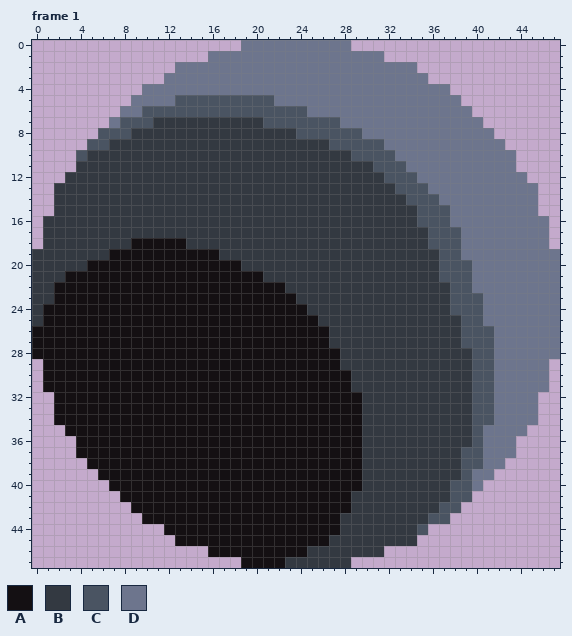
Pixel-art file, stored at Assets/Background/Planets/Moon 2.aseprite. The first picture shows the starting point.
48x48 pixels, 2 frames. Shown: frame 1. The commit also changed other frames, which this record leaves out.
Visible layers, top first: "Layer 4", "Layer 2", "Layer 3", "Layer 1".
Palette (. is transparent): A #141013  B #333941  C #4a5462  D #6d758d
Pixels before, frame 1, first column x 0:
 0 ...................DDDDDDDDDD...................
 1 ................DDDDDDDDDDDDDDDD................
 2 .............DDDDDDDDDDDDDDDDDDDDDD.............
 3 ............DDDDDDDDDDDDDDDDDDDDDDDD............
 4 ..........DDDDDDDDDDDDDDDDDDDDDDDDDDDD..........
 5 .........DDDDCCCCCCCCCDDDDDDDDDDDDDDDDD.........
 6 ........DDCCCCCCCCCCCCCCCDDDDDDDDDDDDDDD........
 7 .......DCCCBBBBBBBBBBCCCCCCCDDDDDDDDDDDDD.......
 8 ......CCCBBBBBBBBBBBBBBBCCCCCCDDDDDDDDDDDD......
 9 .....CCBBBBBBBBBBBBBBBBBBBBCCCCCDDDDDDDDDDD.....
10 ....CBBBBBBBBBBBBBBBBBBBBBBBBCCCCDDDDDDDDDDD....
11 ....BBBBBBBBBBBBBBBBBBBBBBBBBBBCCCDDDDDDDDDD....
12 ...BBBBBBBBBBBBBBBBBBBBBBBBBBBBBCCCDDDDDDDDDD...
13 ..BBBBBBBBBBBBBBBBBBBBBBBBBBBBBBBCCCDDDDDDDDDD..
14 ..BBBBBBBBBBBBBBBBBBBBBBBBBBBBBBBBCCCDDDDDDDDD..
15 ..BBBBBBBBBBBBBBBBBBBBBBBBBBBBBBBBBCCCDDDDDDDD..
16 .BBBBBBBBBBBBBBBBBBBBBBBBBBBBBBBBBBCCCDDDDDDDDD.
17 .BBBBBBBBBBBBBBBBBBBBBBBBBBBBBBBBBBBCCCDDDDDDDD.
18 .BBBBBBBBAAAAABBBBBBBBBBBBBBBBBBBBBBCCCDDDDDDDD.
19 BBBBBBBAAAAAAAAAABBBBBBBBBBBBBBBBBBBBCCDDDDDDDDD
20 BBBBBAAAAAAAAAAAAAABBBBBBBBBBBBBBBBBBCCCDDDDDDDD
21 BBBAAAAAAAAAAAAAAAAAABBBBBBBBBBBBBBBBCCCDDDDDDDD
22 BBAAAAAAAAAAAAAAAAAAAAABBBBBBBBBBBBBBBCCDDDDDDDD
23 BBAAAAAAAAAAAAAAAAAAAAAABBBBBBBBBBBBBBCCCDDDDDDD
24 BAAAAAAAAAAAAAAAAAAAAAAAABBBBBBBBBBBBBCCCDDDDDDD
25 BAAAAAAAAAAAAAAAAAAAAAAAAABBBBBBBBBBBBBCCDDDDDDD
26 AAAAAAAAAAAAAAAAAAAAAAAAAAABBBBBBBBBBBBCCCDDDDDD
27 AAAAAAAAAAAAAAAAAAAAAAAAAAABBBBBBBBBBBBCCCDDDDDD
28 AAAAAAAAAAAAAAAAAAAAAAAAAAAABBBBBBBBBBBBCCDDDDDD
29 .AAAAAAAAAAAAAAAAAAAAAAAAAAABBBBBBBBBBBBCCDDDDD.
30 .AAAAAAAAAAAAAAAAAAAAAAAAAAAABBBBBBBBBBBCCDDDDD.
31 .AAAAAAAAAAAAAAAAAAAAAAAAAAAABBBBBBBBBBBCCDDDDD.
32 ..AAAAAAAAAAAAAAAAAAAAAAAAAAAABBBBBBBBBBCCDDDD..
33 ..AAAAAAAAAAAAAAAAAAAAAAAAAAAABBBBBBBBBBCCDDDD..
34 ..AAAAAAAAAAAAAAAAAAAAAAAAAAAABBBBBBBBBBCCDDDD..
35 ...AAAAAAAAAAAAAAAAAAAAAAAAAAABBBBBBBBBBCDDDD...
36 ....AAAAAAAAAAAAAAAAAAAAAAAAAABBBBBBBBBBCDDD....
37 ....AAAAAAAAAAAAAAAAAAAAAAAAAABBBBBBBBBCCDDD....
38 .....AAAAAAAAAAAAAAAAAAAAAAAAABBBBBBBBBCCDD.....
39 ......AAAAAAAAAAAAAAAAAAAAAAAABBBBBBBBBCDD......
40 .......AAAAAAAAAAAAAAAAAAAAAAABBBBBBBBCCD.......
41 ........AAAAAAAAAAAAAAAAAAAAABBBBBBBBBCC........
42 .........AAAAAAAAAAAAAAAAAAAABBBBBBBBCC.........
43 ..........AAAAAAAAAAAAAAAAAABBBBBBBBCC..........
44 ............AAAAAAAAAAAAAAAABBBBBBBC............
45 .............AAAAAAAAAAAAAABBBBBBBB.............
46 ................AAAAAAAAABBBBBBB................
47 ...................AAAABBBBBB...................
After the commit:
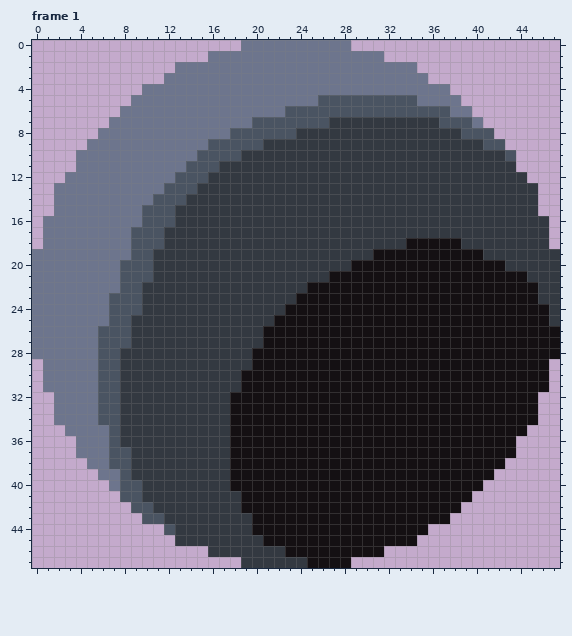
The edit:
Changed rows in their new state; - is an unchanged pixel.
Frame 1, layers "Layer 4", "Layer 2", "Layer 3":
first column x 0:
 5 -------------DDDDDDDDD----CCCCCCCCC-------------
 6 ----------DDDDDDDDDDDDD--CCCCCCCCCCCCC----------
 7 --------DDDDDDDDDDDDC------BBBBBBBBBBCCC--------
 8 ------DDDDDDDDDDDDCCCCCCBBBBBBBBBBBBBBBCCC------
 9 -----DDDDDDDDDDDCCCCC------BBBBBBBBBBBBBBCC-----
10 ----DDDDDDDDDDDCCCC----------BBBBBBBBBBBBBBC----
11 ----DDDDDDDDDDCCC--------------BBBBBBBBBBBBB----
12 ---DDDDDDDDDDCCC----------------BBBBBBBBBBBBB---
13 --DDDDDDDDDDCCC------------------BBBBBBBBBBBBB--
14 --DDDDDDDDDCCC--------------------BBBBBBBBBBBB--
15 --DDDDDDDDCCC----------------------BBBBBBBBBBB--
16 -DDDDDDDDDCCC----------------------BBBBBBBBBBBB-
17 -DDDDDDDDCCC------------------------BBBBBBBBBBB-
18 -DDDDDDDDCCCBB--------------------AAAAABBBBBBBB-
19 DDDDDDDDDCCBBBBBB--------------AAAAAAAAAABBBBBBB
20 DDDDDDDDCCCBBBBBBBB----------AAAAAAAAAAAAAABBBBB
21 DDDDDDDDCCCBBBBBBBBBB------AAAAAAAAAAAAAAAAAABBB
22 DDDDDDDDCCBBBBBBBBBBBBB--AAAAAAAAAAAAAAAAAAAAABB
23 DDDDDDDCCCBBBBBBBBBBBBBBAAAAAAAAAAAAAAAAAAAAAABB
24 DDDDDDDCCCBBBBBBBBBBBBB--AAAAAAAAAAAAAAAAAAAAAAB
25 DDDDDDDCCBBBBBBBBBBBBB----AAAAAAAAAAAAAAAAAAAAAB
26 DDDDDDCCCBBBBBBBBBBBB------AAAAAAAAAAAAAAAAAAAAA
27 DDDDDDCCCBBBBBBBBBBBB------AAAAAAAAAAAAAAAAAAAAA
28 DDDDDDCCBBBBBBBBBBBB--------AAAAAAAAAAAAAAAAAAAA
29 -DDDDDCCBBBBBBBBBBBB--------AAAAAAAAAAAAAAAAAAA-
30 -DDDDDCCBBBBBBBBBBB----------AAAAAAAAAAAAAAAAAA-
31 -DDDDDCCBBBBBBBBBBB----------AAAAAAAAAAAAAAAAAA-
32 --DDDDCCBBBBBBBBBB------------AAAAAAAAAAAAAAAA--
33 --DDDDCCBBBBBBBBBB------------AAAAAAAAAAAAAAAA--
34 --DDDDCCBBBBBBBBBB------------AAAAAAAAAAAAAAAA--
35 ---DDDDCBBBBBBBBBB------------AAAAAAAAAAAAAAA---
36 ----DDDCBBBBBBBBBB------------AAAAAAAAAAAAAA----
37 ----DDDCCBBBBBBBBB------------AAAAAAAAAAAAAA----
38 -----DDCCBBBBBBBBB------------AAAAAAAAAAAAA-----
39 ------DDCBBBBBBBBB------------AAAAAAAAAAAA------
40 -------DCCBBBBBBBB------------AAAAAAAAAAA-------
41 --------CCBBBBBBBBB----------AAAAAAAAAAA--------
42 ---------CCBBBBBBBB----------AAAAAAAAAA---------
43 ----------CCBBBBBBBB--------AAAAAAAAAA----------
44 ------------CBBBBBBB--------AAAAAAAA------------
45 -------------BBBBBBBB------AAAAAAAA-------------
46 ----------------BBBBBBB--AAAAAAA----------------
47 -------------------BBBB--AAAA-------------------
Where, in picture pixels (left, top, right, bottom), the same in both pictures:
changed: (32, 95, 560, 568)
